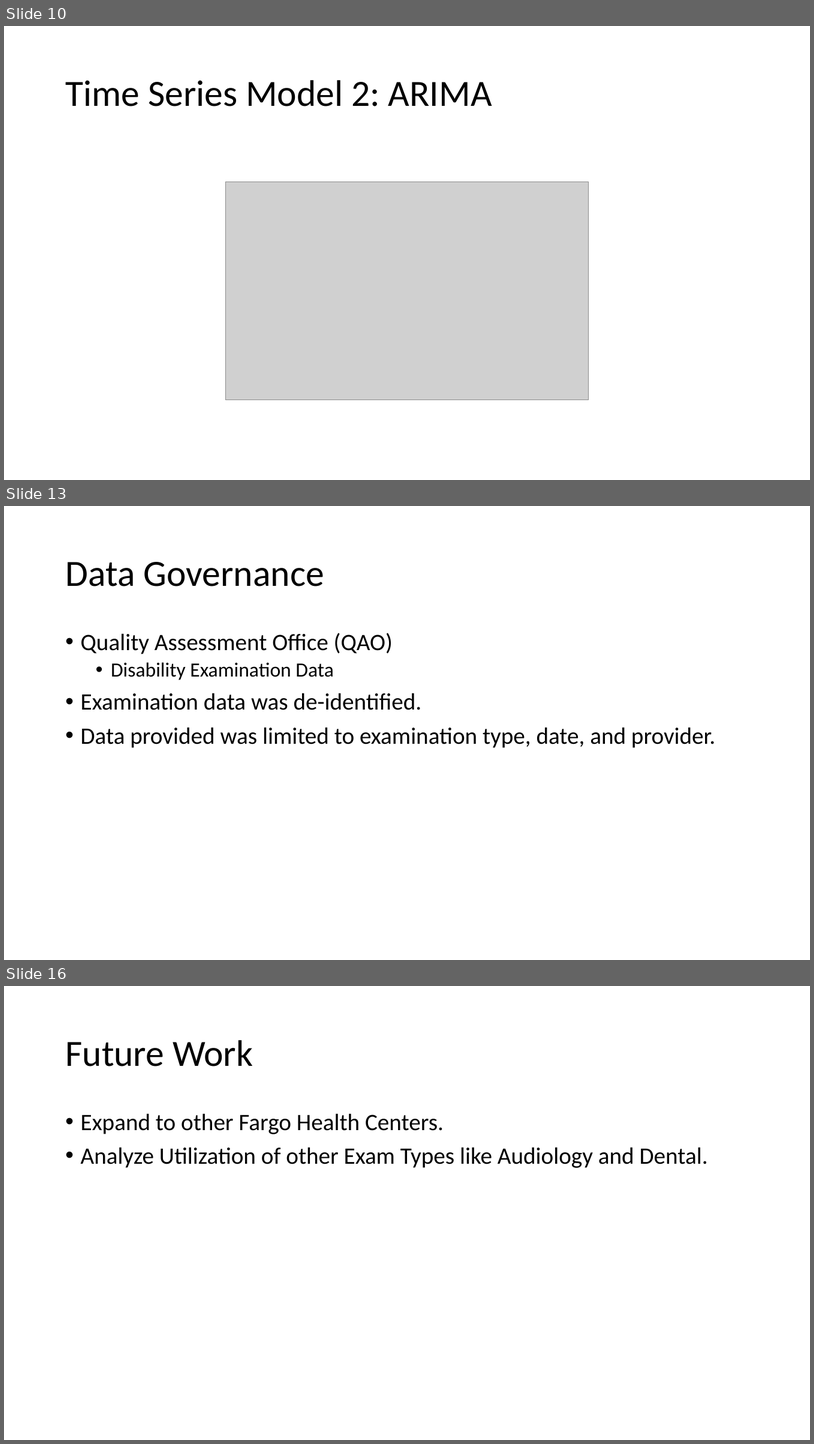
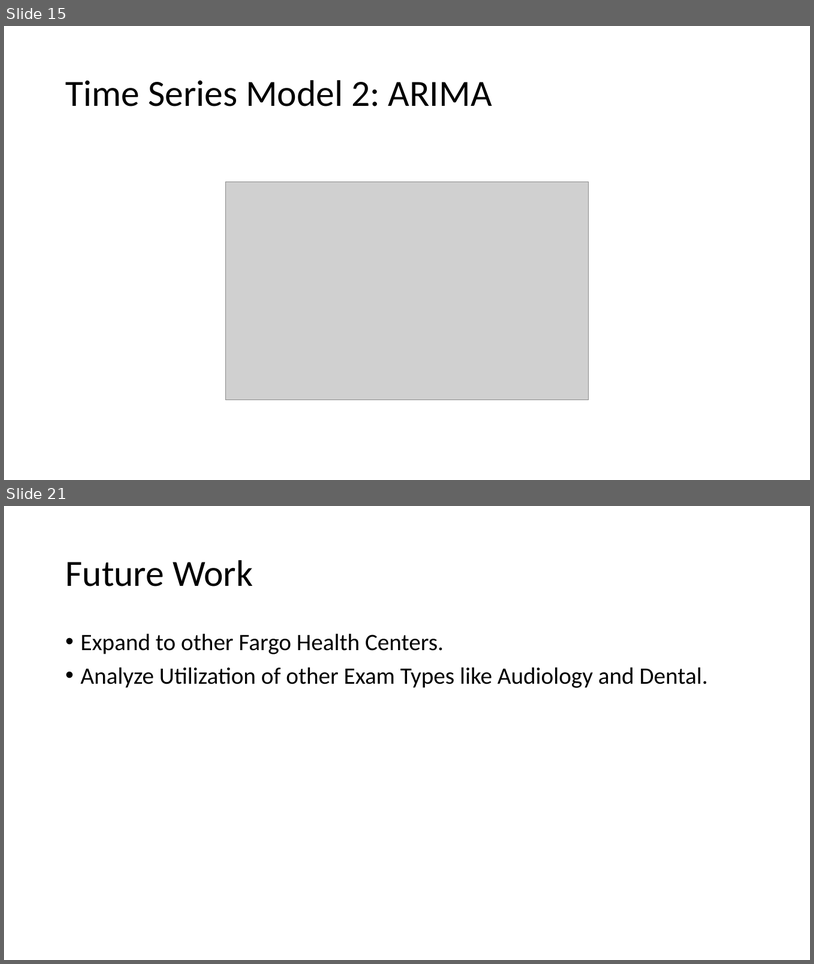
Before and after one commit to mattheweallen/ds700, a slide deck: final/DS700FinalPresentation.pptx. Shown one above the other, each under a label of ours: slides 10, 13 and 16 before the commit, slides 15 and 21 after it; the slides between them are not shown. The pictures are 814x1444 and 814x964 pixels, drawn with LibreOffice and Linux fonts; fonts in the diff are those of the drawing; grey boxes stand for pictures. Boxes give left, top, right and bottom in pixels: in the first picture for what was removed or moved away, otherwise in the second. Text is boxed around its words. In the diff, an @@ line names an element or a change of style, - is before the commit and + after.

```diff
--- a/final/DS700FinalPresentation.pptx
+++ b/final/DS700FinalPresentation.pptx
@@ slide 13 removed at [4,506,810,960], background #FFFFFF @@
@@ title removed at [65,562,324,586] @@
-Data Governance
@@ text removed at [81,633,716,748] @@
-• Quality Assessment Office (QAO)
-  • Disability Examination Data
-• Examination data was de-identified.
-• Data provided was limited to examination type, date, and provider.
@@ what was slide 10 is now slide 15 @@
@@ what was slide 16 is now slide 21 @@
```
Also in this commit, not shown: 8 slides changed, 8 slides added, 2 other slides removed.
